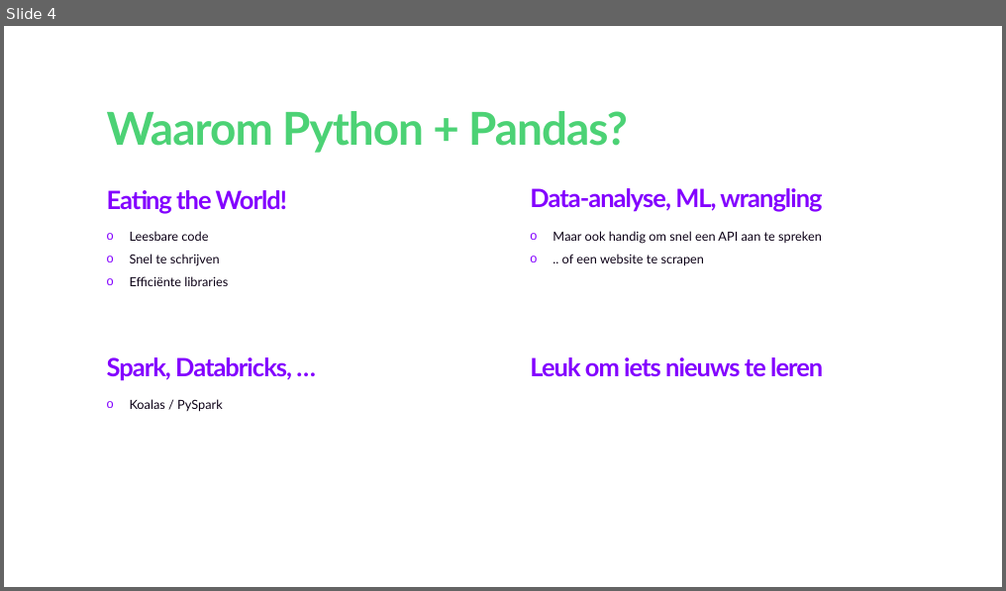
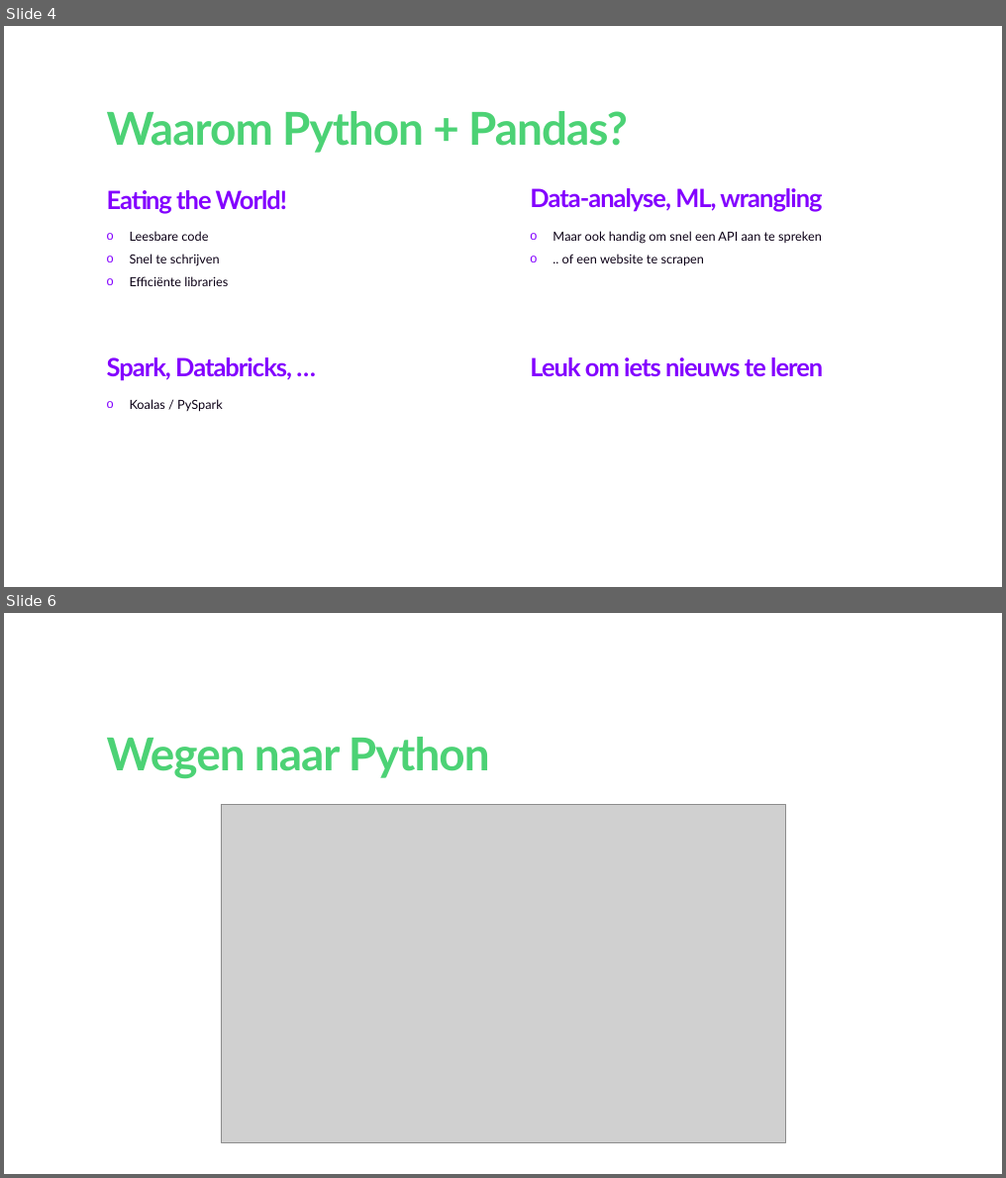
Before and after one commit to wortell-smart-learning/python-data-fundamentals, a slide deck: Python Fundamentals for Data Engineers and Data Scientists.pptx. Shown one above the other, each under a label of ours: slide 4 before the commit, slides 4 and 6 after it; the slides between them are not shown. The pictures are 1006x591 and 1006x1178 pixels, drawn with LibreOffice and Linux fonts; fonts in the diff are those of the drawing; grey boxes stand for pictures; background and template pictures are left out. Boxes give left, top, right and bottom in pixels: in the first picture for what was removed or moved away, otherwise in the second. Text is boxed around its words. In the diff, an @@ line names an element or a change of style, - is before the commit and + after.

```diff
--- a/Python Fundamentals for Data Engineers and Data Scientists.pptx
+++ b/Python Fundamentals for Data Engineers and Data Scientists.pptx
@@ slide 6 added at (4, 613, 1002, 1174), background #FFFFFF @@
@@ title added at (107, 737, 490, 779), 72 pt, text #4CD275, bold @@
+Wegen naar Python
@@ picture added at (221, 804, 785, 1144) @@
```
Also in this commit, not shown: 3 slides changed, 8 other slides added, 1 other file.
